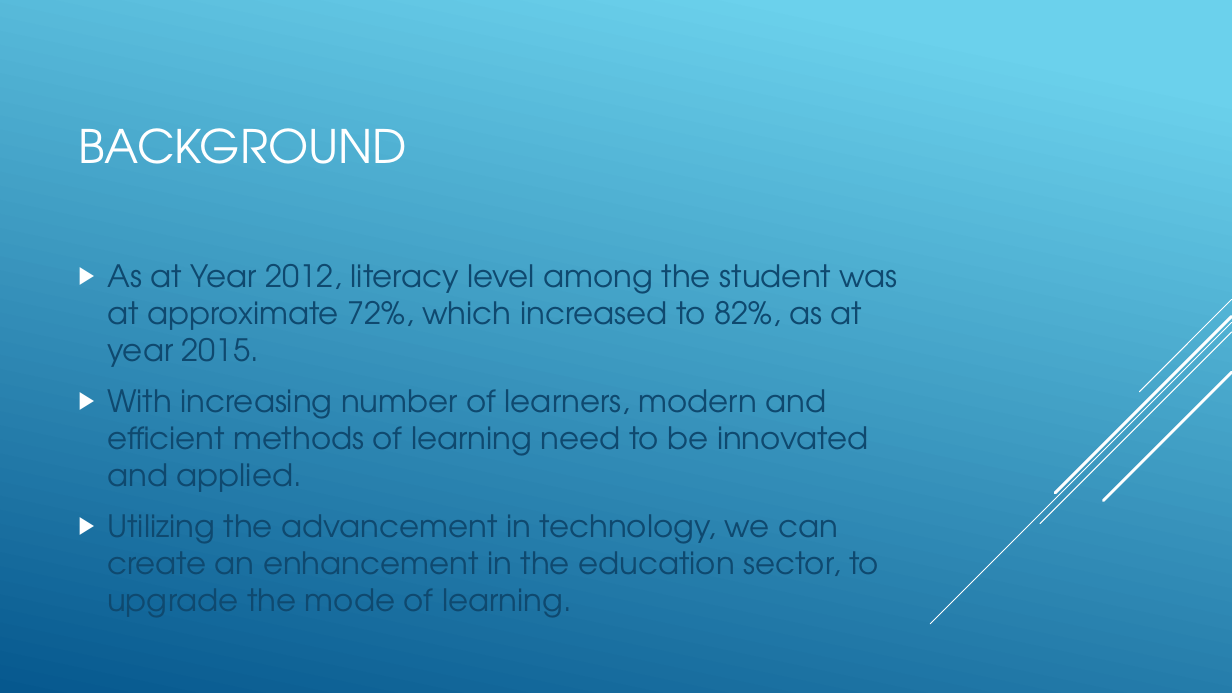
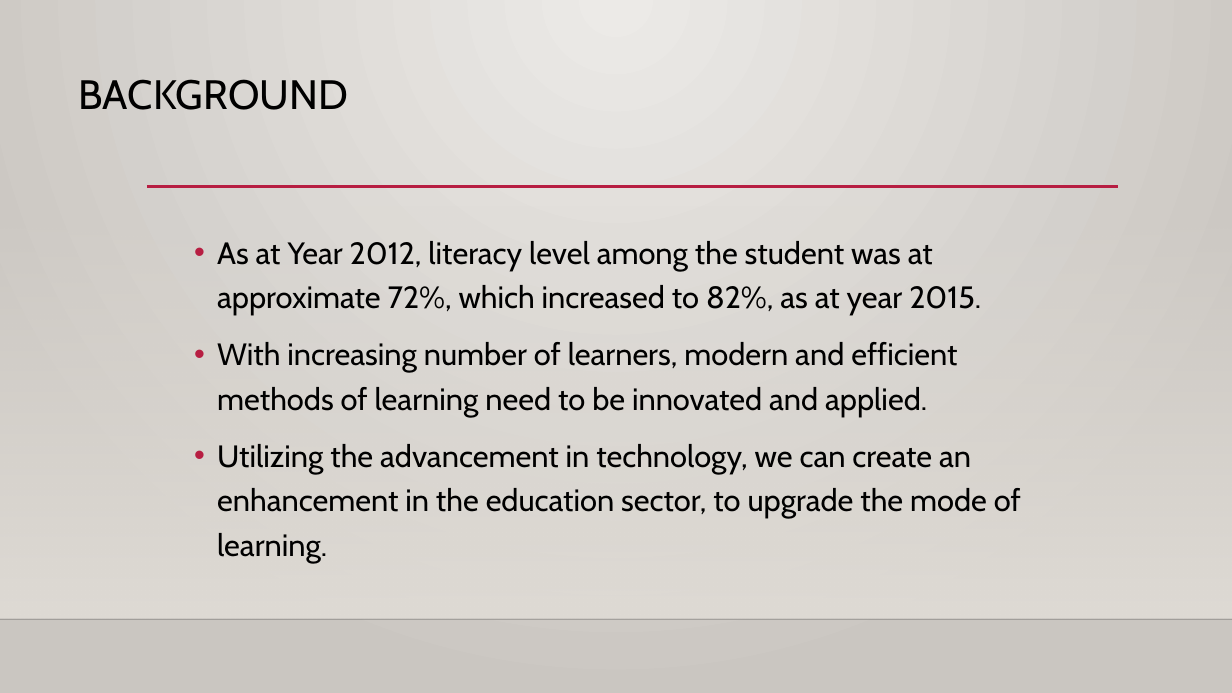
Before and after one commit to AmaniUsagi/Learners-Forum, a slide deck: slide 2 of Learner’s forum.pptx. Drawn at 1232x693 pixels with LibreOffice and Linux fonts; fonts in the diff are those of the drawing; background and template pictures are left out. Boxes give left, top, right and bottom in pixels: in the first picture for what was removed or moved away, otherwise in the second. Text is boxed around its words. In the diff, an @@ line names an element or a change of style, - is before the commit and + after.

```diff
--- a/Learner’s forum.pptx
+++ b/Learner’s forum.pptx
@@ background gradient #6ED2EB to #06588E to gradient #ECEAE7 to #CAC7C1 @@
@@ title "BACKGROUND" at (78, 79, 348, 110): size 36 to 32 pt, font TeX Gyre Adventor to Cabin, text colour #FFFFFF to #000000; line spacing 1 to 0.9; vertical alignment middle to top @@
@@ rectangle added at (0, 204, 1232, 619), fill gradient #DFDBD5 @@
@@ line added from (147, 187) to (1118, 187), #B71E42 2.5 pt @@
@@ text "As at Year 2012, literacy ...": place and size @@
-text "As at Year 2012, literacy ..." at (107, 264, 898, 617)
+text "As at Year 2012, literacy ..." at (217, 241, 1021, 562)
@@ text "As at Year 2012, literacy ..." at (217, 241, 1021, 562): font TeX Gyre Adventor to Cabin, text colour #0F496F to #000000; bullet ▶ to •; line spacing 1 to 1.2; bullet colour #FFFFFF to #B71E42 @@
@@ group removed at (931, 299, 1232, 624): 5 lines @@
@@ line added from (0, 619) to (1232, 619), #000001 1 pt @@
```
Also in this commit, not shown: 5 other slides changed.
